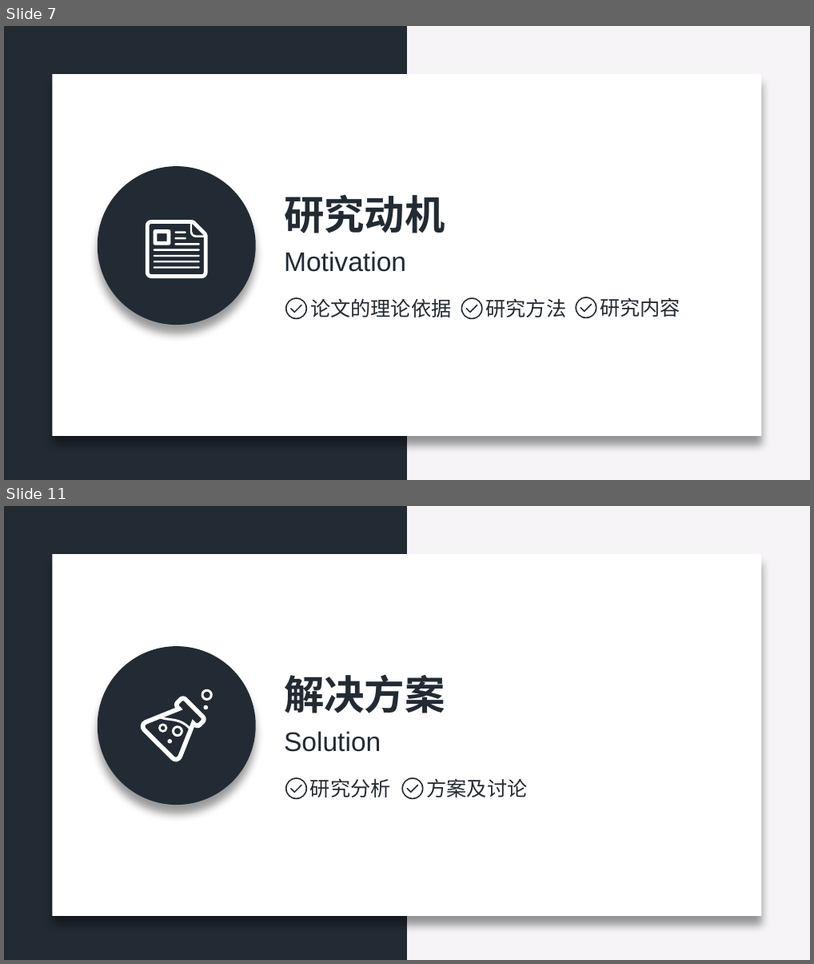
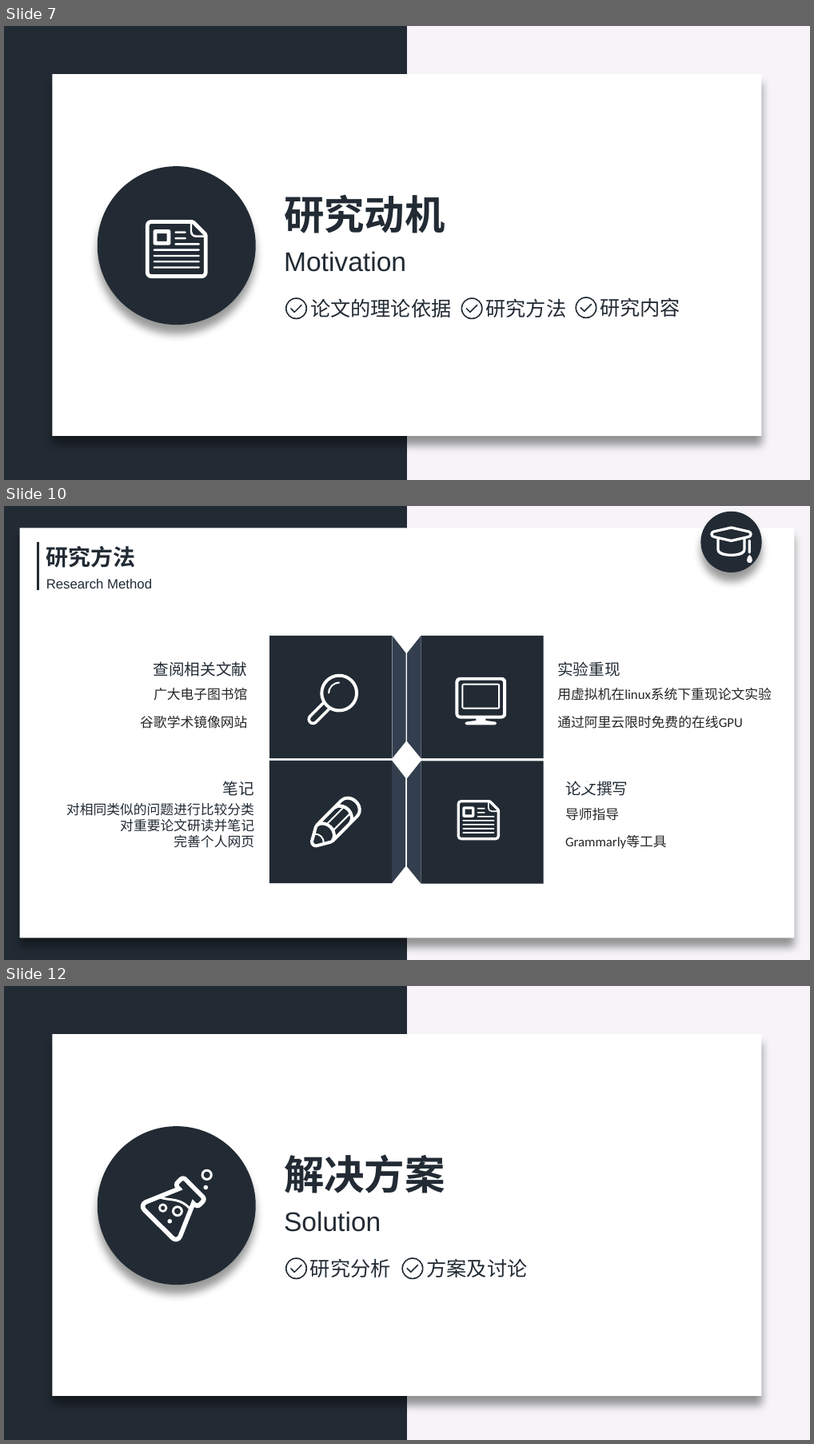
Before and after one commit to zeemeil/zeemeil.github.io, a slide deck: files/doctoral_dissertation_proposal.pptx. Shown one above the other, each under a label of ours: slides 7 and 11 before the commit, slides 7, 10 and 12 after it; the slides between them are not shown. The pictures are 814x964 and 814x1444 pixels, drawn with LibreOffice and Linux fonts; fonts in the diff are those of the drawing. Boxes give left, top, right and bottom in pixels: in the first picture for what was removed or moved away, otherwise in the second. Text is boxed around its words. In the diff, an @@ line names an element or a change of style, - is before the commit and + after.

```diff
--- a/files/doctoral_dissertation_proposal.pptx
+++ b/files/doctoral_dissertation_proposal.pptx
@@ slide 10 added at [4,506,810,960], background #F6F4F7; not listed: 1 template element that a slide beside it also shows @@
@@ rectangle added at [20,528,795,937], fill #FFFFFF @@
@@ line added from (38, 542) to (38, 591), #222B34 2.25 pt @@
@@ text added at [46,546,136,568], 20 pt, text #222B34, bold @@
+研究方法
@@ group added at [701,512,762,573]: 3 freeform shapes, 1 ellipse @@
@@ text added at [46,579,152,588], 12 pt, text #222B34 @@
+Research Method
@@ rectangle added at [270,636,393,759], fill #222B34 @@
@@ freeform shape added at [393,636,406,759], fill #333F50 @@
@@ freeform shape added at [407,636,421,759], fill #333F50 @@
@@ rectangle added at [421,636,543,759], fill #222B34 @@
@@ text added at [154,661,248,676], 14 pt, text #222B34 @@
+查阅相关文献
@@ text added at [558,661,620,676], 14 pt, text #222B34 @@
+实验重现
@@ text added at [140,688,247,728], 12 pt, text #262626 @@
+广大电子图书馆
+谷歌学术镜像网站
@@ freeform shape added at [307,674,358,724], fill #FFFFFF @@
@@ freeform shape added at [328,682,340,694], fill #FFFFFF @@
@@ freeform shape added at [455,677,506,724], fill #FFFFFF @@
@@ freeform shape added at [462,684,500,709], fill #FFFFFF @@
@@ text added at [558,688,772,728], 12 pt, text #262626 @@
+用虚拟机在linux系统下重现论文实验
+通过阿里云限时免费的在线GPU
@@ rectangle added at [270,760,392,883], fill #222B34 @@
@@ freeform shape added at [392,760,406,883], fill #333F50 @@
@@ freeform shape added at [407,761,421,884], fill #333F50 @@
@@ rectangle added at [421,761,543,884], fill #222B34 @@
@@ group added at [562,736,612,787]: 6 freeform shapes @@
@@ text added at [223,780,254,796], 14 pt, text #222B34 @@
+笔记
@@ text added at [566,780,628,796], 14 pt, text #222B34 @@
+论文撰写
@@ text added at [66,803,254,848], 12 pt, text #222B34 @@
+对相同类似的问题进行比较分类
+对重要论文研读并笔记
+完善个人网页
@@ freeform shape added at [310,796,362,847], fill #FFFFFF @@
@@ group added at [457,800,500,840]: 9 freeform shapes @@
@@ text added at [566,808,667,848], 12 pt, text #262626 @@
+导师指导
+Grammarly等工具
@@ what was slide 11 is now slide 12 @@
```
Also in this commit, not shown: 3 slides changed, 4 other slides added, 4 slides removed, 2 other files.
